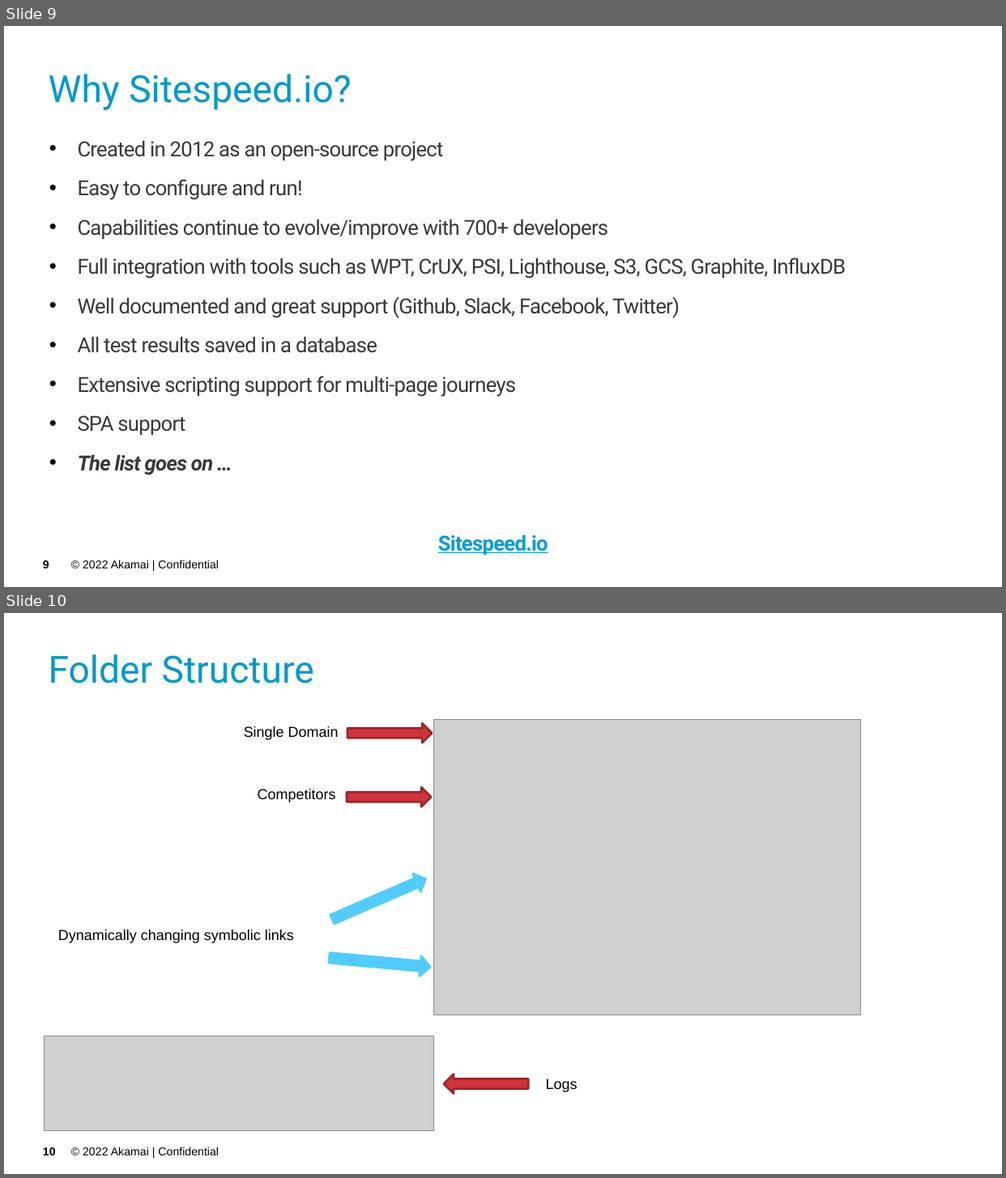
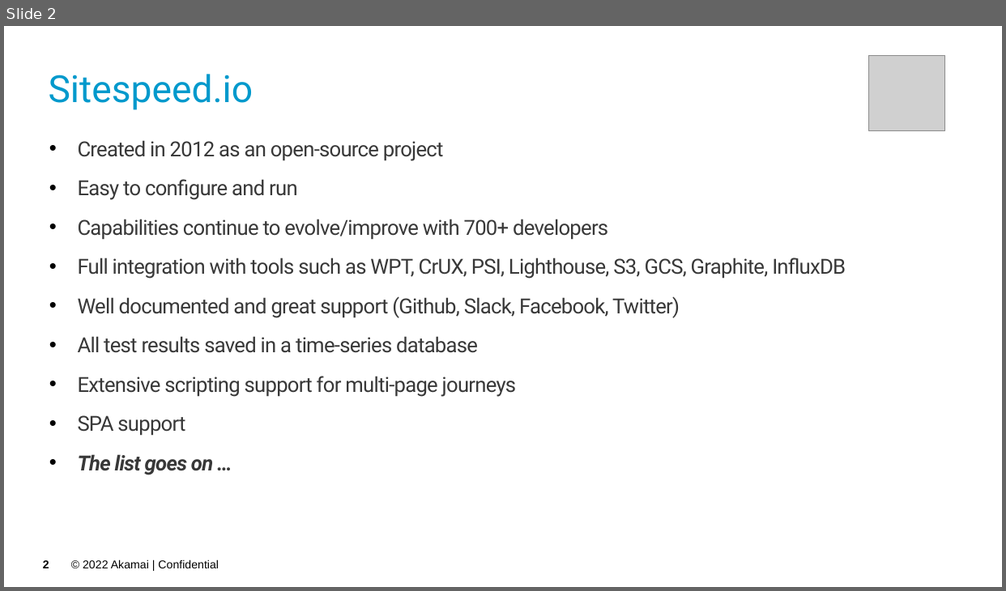
Before and after one commit to akamai-consulting/sitespeed, a slide deck: Info/Overview.pptx. Shown one above the other, each under a label of ours: slides 9 and 10 before the commit, slide 2 after it. The pictures are 1006x1178 and 1006x591 pixels, drawn with LibreOffice and Linux fonts; fonts in the diff are those of the drawing; grey boxes stand for pictures; background and template pictures are left out. Boxes give left, top, right and bottom in pixels: in the first picture for what was removed or moved away, otherwise in the second. Text is boxed around its words. In the diff, an @@ line names an element or a change of style, - is before the commit and + after.

```diff
--- a/Info/Overview.pptx
+++ b/Info/Overview.pptx
@@ slide 10 removed at (x1=4, y1=613, x2=1002, y2=1174), background picture (left out); not listed: 2 template elements that a slide beside it also shows @@
@@ title removed at (x1=49, y1=654, x2=314, y2=683) @@
-Folder Structure
@@ text removed at (x1=244, y1=726, x2=339, y2=740) @@
-Single Domain
@@ right arrow removed at (x1=347, y1=723, x2=432, y2=743) @@
@@ picture removed at (x1=434, y1=719, x2=860, y2=1016) @@
@@ text removed at (x1=258, y1=789, x2=336, y2=803) @@
-Competitors
@@ right arrow removed at (x1=347, y1=787, x2=432, y2=807) @@
@@ right arrow removed at (x1=329, y1=870, x2=429, y2=928) @@
@@ text removed at (x1=58, y1=930, x2=294, y2=943) @@
-Dynamically changing symbolic links
@@ right arrow removed at (x1=328, y1=948, x2=432, y2=977) @@
@@ picture removed at (x1=44, y1=1037, x2=434, y2=1131) @@
@@ right arrow removed at (x1=444, y1=1074, x2=529, y2=1093) @@
@@ text removed at (x1=546, y1=1079, x2=577, y2=1093) @@
-Logs
@@ what was slide 9 is now slide 2 @@
@@ slide 2 changed as well @@
@@ title at (x1=49, y1=74, x2=253, y2=110): text changed @@
-Why Sitespeed.io?
+Sitespeed.io
@@ picture added at (x1=869, y1=55, x2=946, y2=131) @@
@@ text at (x1=78, y1=179, x2=298, y2=200): text changed @@
-• Easy to configure and run!
+• Easy to configure and run
@@ text at (x1=78, y1=336, x2=478, y2=353): text changed @@
-• All test results saved in a database
+• All test results saved in a time-series database
@@ text removed at (x1=438, y1=535, x2=548, y2=556) @@
-Sitespeed.io
@@ page number at (x1=43, y1=561, x2=49, y2=569): text changed @@
-9
+2
```
Also in this commit, not shown: 5 other slides changed, 3 slides added, 5 other slides removed.
